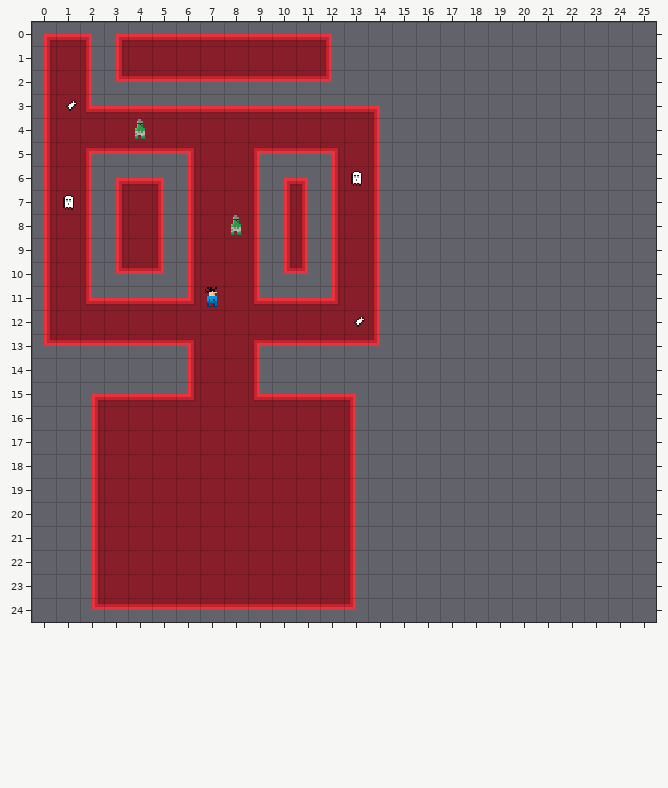
Tiled map, stored at assets/map.tmx. The picture above is the old version.
Cells are 16x16 px. Shown: x 0..25, y 0..24.
After the commit:
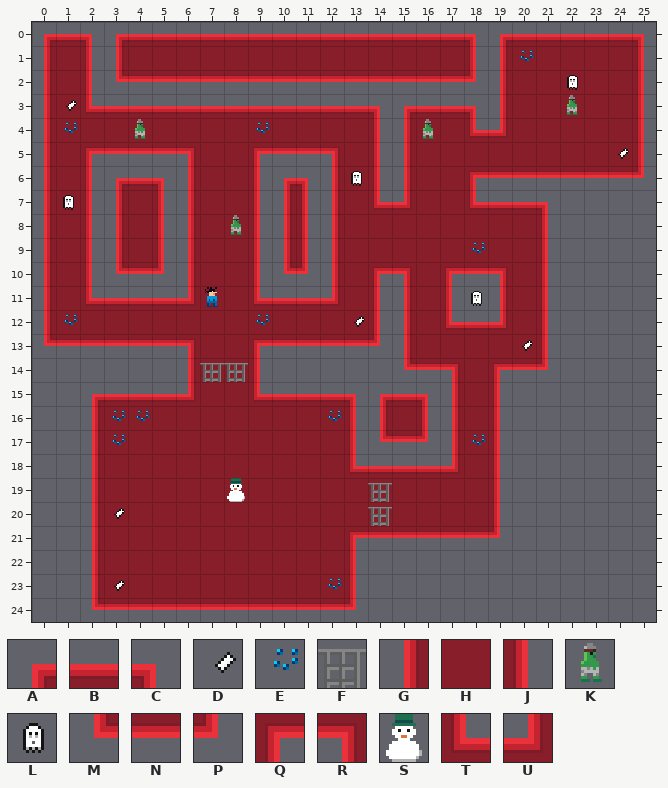
Key: from "atlas": A 0, B 1, C 2, D 3, E 5, F 7, G 8, H 9, J 10, K 13, L 14, M 16, N 17, P 18, Q 24, R 25, S 27, T 32, U 33.
_ is an empty cell.
Changes in this commit:
Layer "Base":
Tile A is added in row 0 at x 19; in row 3 at x 15.
Tile B replaces tile C in row 0 at x 12.
Tile B is added in row 0 at x 13 to 17 and 20 to 24; in row 3 at x 16 to 17; in row 7 at x 19 to 20; in row 12 at x 18; in row 18 at x 14 to 16.
Tile C is added in row 0 at x 18 and 25; in row 3 at x 18; in row 7 at x 21.
Tile G is added in rows 1 to 3 at x 19; in rows 4 to 6 at x 15; in row 11 at x 15 and 19; in rows 12 to 13 at x 15; in rows 15 to 17 at x 17.
Tile H replaces tile J in row 1 at x 12; in rows 8 to 9 at x 14; in rows 19 to 20 at x 13.
Tile H is added in row 1 at x 13 to 17 and 20 to 24; in rows 2 to 3 at x 20 to 24; in row 4 at x 16 to 17 and 20 to 24; in row 5 at x 16 to 24; in rows 6 to 7 at x 16 to 17; in rows 8 to 9 at x 15 to 20.
Tile H is added in rows 10 to 12 at x 16 and 20; in row 13 at x 16 to 20; in rows 14 to 18 at x 18; in rows 19 to 20 at x 14 to 18.
Tile J is added in row 1 at x 18 and 25; in rows 2 to 5 at x 25; in rows 8 to 10 at x 21; in row 11 at x 17 and 21; in rows 12 to 13 at x 21; in rows 15 to 20 at x 19.
Tile M is added in row 14 at x 15.
Tile N replaces tile P in row 2 at x 12.
Tile N is added in row 2 at x 13 to 17; in row 6 at x 19 to 24; in row 10 at x 18; in row 14 at x 16 and 20; in row 21 at x 14 to 18.
Tile P is added in row 2 at x 18; in row 6 at x 25; in row 14 at x 21; in row 21 at x 19.
Tile Q replaces tile J in row 10 at x 14; in row 21 at x 13.
Tile Q is added in row 6 at x 18; in row 10 at x 17; in row 14 at x 19.
Tile R is added in row 10 at x 15 and 19; in row 14 at x 17.
Tile T replaces tile J in row 7 at x 14; in row 18 at x 13.
Tile T is added in row 4 at x 18; in row 7 at x 18; in row 12 at x 17.
Tile U is added in row 4 at x 19; in row 7 at x 15; in row 12 at x 19; in row 18 at x 17.
Layer "Over":
Tile A is added in row 15 at x 14.
Tile B is added in row 15 at x 15.
Tile C is added in row 15 at x 16.
Tile D is added in row 5 at x 24; in row 13 at x 20; in row 20 at x 3; in row 23 at x 3.
Tile E is added in row 1 at x 20; in row 4 at x 1 and 9; in row 9 at x 18; in row 12 at x 1 and 9; in row 16 at x 3 to 4 and 12; in row 17 at x 3 and 18.
Tile E is added in row 23 at x 12.
Tile F is added in row 14 at x 7 to 8; in rows 19 to 20 at x 14.
Tile G is added in row 16 at x 14.
Tile H is added in row 16 at x 15.
Tile J is added in row 16 at x 16.
Tile K is added in row 3 at x 22; in row 4 at x 16.
Tile L is added in row 2 at x 22; in row 11 at x 18.
Tile M is added in row 17 at x 14.
Tile N is added in row 17 at x 15.
Tile P is added in row 17 at x 16.
Tile S is added in row 19 at x 8.
